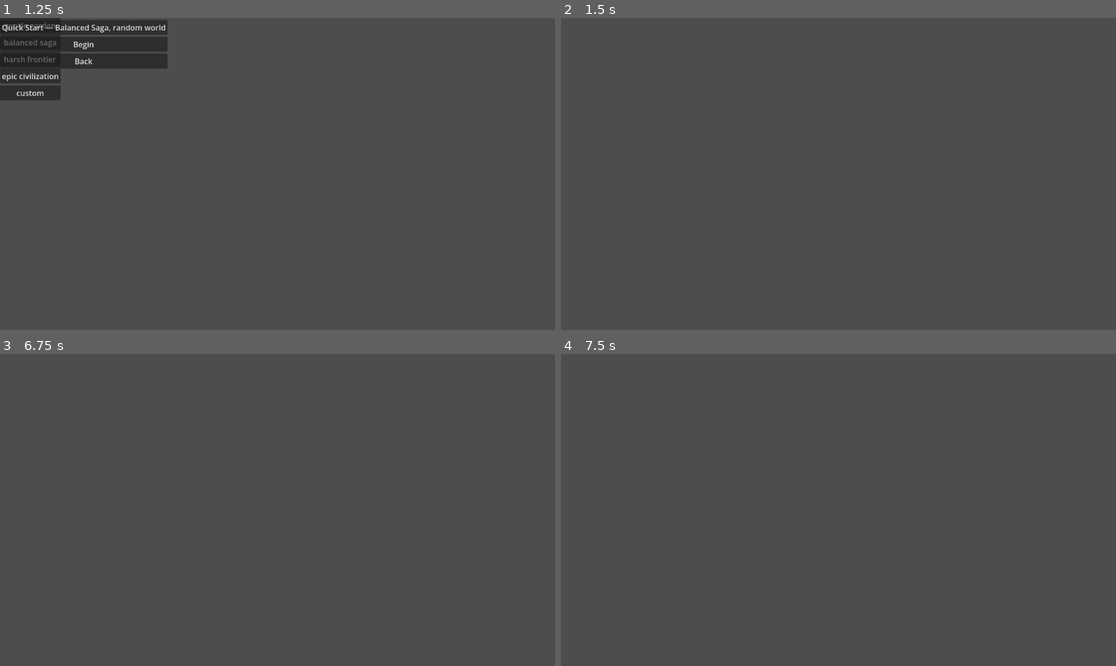
Above: before the commit, frames 1-4 (two rows, left to right).
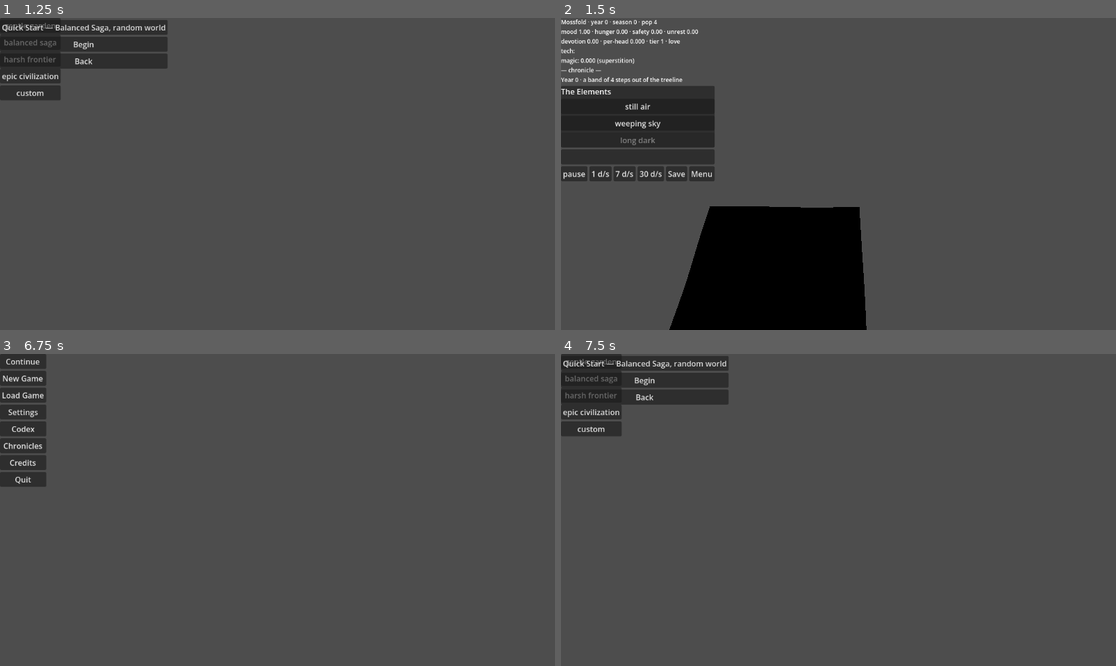
Above: after the commit, the same moments.

Repository: khuzul2/gnome-colony
Game: Godot game, scene res://presentation/main.tscn
Same seed, same stepped clock (60 frames per second), same inputs: the game is played once before the commit and once after it.
Inputs (mouse positions are in pixels of both pictures, inside the frame that each line leads up to):
- Up to frame 1 (1.25 s): click "New Game" at 0.5 s
- Up to frame 2 (1.5 s): click "Quick Start — Balanced Saga, …" at 1.25 s
- Up to frame 3 (6.75 s): click (77, 441) at 2 s, where only the run after the commit has a clickable "still air"; click (11, 510) at 2.75 s, where only the run after the commit has a clickable "pause"; click (38, 510) at 3.5 s, where only the run after the commit has a clickable "1 d/s"; click (61, 510) at 4.25 s, where only the run after the commit has a clickable "7 d/s"; click (88, 510) at 5 s, where only the run after the commit has a clickable "30 d/s"; click (116, 510) at 5.75 s, where only the run after the commit has a clickable "Save"; click (138, 510) at 6.5 s, where only the run after the commit has a clickable "Menu"
- Up to frame 4 (7.5 s): click (583, 378) at 7.25 s, where only the run after the commit has a clickable "New Game"

Frame 1 is identical in both runs. In frame 2, 21% of the frame differs, in the area x 0-56%, y 0-100%; in frame 3, 2.9%; in frame 4, 5.1%.

Commit message:
T17.4: RunView — the world on screen, the god at the controls
WorldView skins the region graph; puppets mirror gnomes under the
Render-Crowd-Density draw cap (sim untouched, proven); camera dwell
becomes the Eye's attention and reaches Lod; the InfluencePanel's
arm-and-paint gesture casts through GameRun with the aftermath page
open to catch it; slice pacing, readout, and speed buttons promoted;
autosaves follow the settings cadence with rolling slots plus an exit
autosave. Shell mounts one view per run and frees it with the run.

Tests: test_run_view.gd (10) + test_game_shell.gd (14). Suite 588/588,
lint clean, headless boot exit 0.

Co-Authored-By: Claude Fable 5 <noreply@anthropic.com>
Claude-Session: https://claude.ai/code/session_01RcoJ5AKcBMkWZGAaZk8vbF

Diff:
--- a/presentation/shell/game_shell.gd
+++ b/presentation/shell/game_shell.gd
@@ -46,8 +46,11 @@
 var load_menu: LoadMenu
 var chronicle_screen: ChronicleScreen
 var run: GameRun = null
+var run_view: RunView = null
 var screens := {}
 var playtime_seconds := 0.0
+
+var _auto_counter := 0
 
 var _ui: CanvasLayer
 var _lists := {}
@@ -92,6 +95,7 @@
 	playtime_seconds = 0.0
 	_arm_chronicle_watch()
 	show_screen("run")
+	_mount_run_view()
 
 
 func quick_start() -> void:
@@ -169,12 +173,52 @@
 			break
 	_arm_chronicle_watch()
 	show_screen("run")
+	_mount_run_view()
 
 
 func _drop_run() -> void:
+	if run_view != null:
+		run_view.run = null
+		run_view.hud.queue_free()
+		run_view.queue_free()
+		run_view = null
 	if run != null:
 		run.shutdown()
 		run = null
+
+
+## The in-run binding (T17.4): the 3D/attention half lives under the
+## shell root, the HUD reparents into the run screen so show_screen
+## keeps governing visibility.
+func _mount_run_view() -> void:
+	run_view = RunView.new()
+	run_view.run = run
+	run_view.settings = settings
+	run_view.save_requested.connect(_on_save_requested)
+	run_view.menu_requested.connect(_on_menu_requested)
+	add_child(run_view)
+	run_view.remove_child(run_view.hud)
+	screens["run"].add_child(run_view.hud)
+
+
+## §7.4 autosaves roll over autosave_slots; manual saves name
+## themselves after the colony and its day.
+func _on_save_requested(kind: String) -> void:
+	if run == null:
+		return
+	if kind == "auto":
+		var slots: int = settings.get_value("gameplay", "autosave_slots")
+		save_current("auto_%d" % (_auto_counter % maxi(1, slots)), "auto")
+		_auto_counter += 1
+	else:
+		save_current("%s_day%d" % [run.config.colony_name, run.runner.time.day()], "manual")
+
+
+## Leaving to the menu drops the live run — an exit autosave first, so
+## a misclick never costs a world.
+func _on_menu_requested() -> void:
+	save_current("auto_exit", "auto")
+	close_run_to_menu()
 
 
 ## A fresh NewGameWizard per New Game entry [T17.3 reviewer catch]: a
--- /dev/null
+++ b/presentation/shell/run_view.gd
@@ -0,0 +1,279 @@
+class_name RunView
+extends Node
+## The in-run view [PROGRESS T17.4, DONE.md handover note 3]: binds the
+## tested presentation pieces to one live GameRun — WorldView skins the
+## region graph, PuppetPool mirrors up to Render-Crowd-Density gnomes
+## (setup §7.1, draw cap only — the sim never notices), CameraRig +
+## AttentionInput turn dwell into the Eye's attention input (T13.5) fed
+## to Lod each day, the InfluencePanel's arm→paint gesture routes into
+## GameRun.cast with the AftermathPanel's page opened on the act, the
+## AmbienceDirector keeps its diegetic params, and the HUD carries the
+## slice's readout, speed buttons, Save and Menu. Pacing numbers
+## (speeds, steps/frame, feed cap) and the scatter angle/step are the
+## slice's presentation numbers promoted verbatim; SCATTER_BASE/SCALE
+## re-derive its pixel ring for 3D km-space (render-only placement).
+## §7.4 autosave cadence
+## (off/season/year) emits save_requested("auto"); the shell owns slots
+## and rolling. NavWorld stays a library here: the sim authored no
+## movement (Phases 11/13), so there is nothing to route — disclosed
+## in PROGRESS. Set `run` and `settings` before entering the tree.
+
+signal save_requested(kind: String)
+signal menu_requested
+
+## Slice presentation numbers, promoted verbatim.
+const SPEEDS := [["pause", 0.0], ["1 d/s", 1.0], ["7 d/s", 7.0], ["30 d/s", 30.0]]
+const MAX_STEPS_PER_FRAME := 60
+const FEED_CAP := 8
+const SCATTER_ANGLE := 2.399
+## Scatter ring in world km (render-only placement around a basin).
+const SCATTER_BASE := 0.15
+const SCATTER_STEP := 75
+const SCATTER_SCALE := 300.0
+
+var run: GameRun
+var settings: GameSettings
+
+var world_view: WorldView
+var camera: CameraRig
+var attention: AttentionInput
+var pool: PuppetPool
+var influence_panel: InfluencePanel
+var aftermath: AftermathPanel
+var ambience: AmbienceDirector
+var hud: Control
+var place_positions := {}
+var days_per_sec := 0.0
+
+var _accum := 0.0
+var _puppets := {}
+var _feed: Array = []
+var _hud_label: Label
+
+
+func _ready() -> void:
+	world_view = WorldView.new()
+	add_child(world_view)
+	world_view.sync(run.graph)
+	for region in run.graph.regions:
+		var center: Vector2 = region["center"]
+		var place := WorldBootstrap.place_id(region)
+		place_positions[place] = Vector3(center.x, world_view.height_at(center), center.y)
+	camera = CameraRig.new()
+	add_child(camera)
+	camera.focus(place_positions[run.home])
+	attention = AttentionInput.new()
+	add_child(attention)
+	pool = PuppetPool.new()
+	add_child(pool)
+	ambience = AmbienceDirector.new()
+	add_child(ambience)
+	_build_hud()
+	days_per_sec = settings.get_value("gameplay", "default_speed")
+	influence_panel.refresh(run.runner.colony)
+	_refresh_puppets()
+	_refresh_hud()
+
+
+## Wall-clock frame beat: gaze → Eye → attention input, then the day
+## accumulator (slice pacing), then ambience fades.
+func _process(delta: float) -> void:
+	if run == null:
+		return
+	attention.update(delta, _gazed_place(), camera.level)
+	run.attention_places = attention.attended()
+	_accum += delta * days_per_sec
+	var steps := 0
+	while _accum >= 1.0 and steps < MAX_STEPS_PER_FRAME:
+		_accum -= 1.0
+		steps += 1
+		_advance_one_day()
+	ambience.update(delta)
+
+
+func set_speed(value: float) -> void:
+	days_per_sec = value
+
+
+func puppet_count() -> int:
+	return _puppets.size()
+
+
+## The paint gesture, one click per target kind [T14.1]: places serve
+## point/area/settlement/region directly (one shared id namespace);
+## region-edge paints the place's edge id (no tested composition ever
+## authored edge terrain — such acts fizzle at the affordance gate,
+## disclosed in PROGRESS).
+func select_place(place: String) -> void:
+	if influence_panel.armed() == "":
+		return
+	match influence_panel.armed_target_kind():
+		"region":
+			influence_panel.paint({"region": place})
+		"region-edge":
+			influence_panel.paint({"edge": "%s_edge" % place})
+		"individual":
+			pass
+		_:
+			influence_panel.paint({"place": place})
+
+
+## Individual-kind targets (Visions) land where the chosen gnome stands.
+func select_gnome(gnome_id: int) -> void:
+	if influence_panel.armed_target_kind() != "individual":
+		return
+	var g: GnomeData = run.runner.colony.gnomes.get(gnome_id)
+	if g != null and g.is_alive():
+		influence_panel.paint({"gnome": gnome_id, "place": g.location})
+
+
+func _advance_one_day() -> void:
+	var report := run.advance_day()
+	if report["season_changed"]:
+		var mode: String = settings.get_value("gameplay", "autosave")
+		var year_wrapped: bool = run.runner.time.season() == 0
+		if mode == "season" or (mode == "year" and year_wrapped):
+			save_requested.emit("auto")
+	for id in report["discovered"]:
+		_push_feed("💡 discovered: %s" % id)
+	influence_panel.refresh(run.runner.colony)
+	_refresh_puppets()
+	_refresh_hud()
+
+
+func _on_cast_requested(act_id: String, target: String, _selection: Dictionary) -> void:
+	aftermath.begin(act_id)
+	var stimuli := run.cast(act_id, target)
+	for stim in stimuli:
+		_push_feed("· %s at %s (intensity %.2f)" % [stim["type"], stim["place"], stim["intensity"]])
+	influence_panel.refresh(run.runner.colony)
+	_refresh_hud()
+
+
+func _gazed_place() -> String:
+	var eye := Vector2(camera.position.x, camera.position.z)
+	var best := run.home
+	var best_distance := INF
+	for place in place_positions:
+		var pos: Vector3 = place_positions[place]
+		var distance := eye.distance_to(Vector2(pos.x, pos.z))
+		if distance < best_distance:
+			best_distance = distance
+			best = place
+	return best
+
+
+## Mirror up to the render crowd cap [setup §7.1] — a DRAW budget; the
+## colony itself is untouched (T15.4's invariant test is the proof).
+func _refresh_puppets() -> void:
+	var cap := settings.drawn_cap()
+	var living := run.runner.colony.living()
+	var wanted := {}
+	for i in mini(cap, living.size()):
+		wanted[living[i].id] = living[i]
+	for id in _puppets.keys():
+		if not wanted.has(id):
+			pool.release(_puppets[id])
+			_puppets.erase(id)
+	for id in wanted:
+		if not _puppets.has(id):
+			_puppets[id] = pool.acquire(wanted[id])
+		var puppet: GnomePuppet = _puppets[id]
+		puppet.refresh()
+		puppet.position = _stage_position(wanted[id])
+
+
+func _stage_position(g: GnomeData) -> Vector3:
+	var anchor: Vector3 = place_positions.get(g.location, place_positions[run.home])
+	var angle := g.id * SCATTER_ANGLE
+	var radius := SCATTER_BASE + float((g.id * 29) % SCATTER_STEP) / SCATTER_SCALE
+	return anchor + Vector3(cos(angle) * radius, 0.0, sin(angle) * radius)
+
+
+func _push_feed(line: String) -> void:
+	_feed.append(line)
+	while _feed.size() > FEED_CAP:
+		_feed.pop_front()
+
+
+func _build_hud() -> void:
+	hud = VBoxContainer.new()
+	hud.name = "run_hud"
+	add_child(hud)
+	_hud_label = Label.new()
+	_hud_label.name = "readout"
+	_hud_label.add_theme_font_size_override("font_size", 12)
+	hud.add_child(_hud_label)
+	influence_panel = InfluencePanel.new()
+	influence_panel.build(Catalog.defs())
+	influence_panel.cast_requested.connect(_on_cast_requested)
+	hud.add_child(influence_panel)
+	aftermath = AftermathPanel.new()
+	hud.add_child(aftermath)
+	var controls := HBoxContainer.new()
+	controls.name = "controls"
+	hud.add_child(controls)
+	for entry in SPEEDS:
+		var speed_button := Button.new()
+		speed_button.text = entry[0]
+		speed_button.pressed.connect(set_speed.bind(entry[1]))
+		controls.add_child(speed_button)
+	var save_button := Button.new()
+	save_button.name = "save"
+	save_button.text = "Save"
+	save_button.pressed.connect(func() -> void: save_requested.emit("manual"))
+	controls.add_child(save_button)
+	var menu_button := Button.new()
+	menu_button.name = "menu"
+	menu_button.text = "Menu"
+	menu_button.pressed.connect(func() -> void: menu_requested.emit())
+	controls.add_child(menu_button)
+
+
+## The slice's readout, promoted: the state a god actually watches.
+func _refresh_hud() -> void:
+	var colony := run.runner.colony
+	var vitals := colony.vitals()
+	var flavor := Devotion.flavor_balance(colony)
+	var mu := Magic.mu(colony, GameRun.HOME_SID)
+	var lines := [
+		(
+			"%s · year %d · season %d · pop %d"
+			% [
+				run.config.colony_name,
+				run.runner.time.year(),
+				run.runner.time.season(),
+				vitals["population"],
+			]
+		),
+		(
+			"mood %.2f · hunger %.2f · safety %.2f · unrest %.2f"
+			% [
+				vitals["mean_mood"],
+				vitals["mean_needs"]["hunger"],
+				vitals["mean_needs"]["safety"],
+				colony.unrest,
+			]
+		),
+		(
+			"devotion %.2f · per-head %.3f · tier %d · %s"
+			% [
+				Devotion.total(colony),
+				Devotion.per_capita(colony),
+				colony.unlocked_tier,
+				"love" if flavor >= 0.0 else "terror",
+			]
+		),
+		"tech: %s" % ", ".join(colony.settlement_knowledge.get(GameRun.HOME_SID, {}).keys()),
+		(
+			"magic: %.3f (%s)%s"
+			% [mu, Magic.stage(mu), " · home warded" if run.world.wards.has(run.home) else ""]
+		),
+	]
+	if not _feed.is_empty():
+		lines.append("— acts & signs —")
+		lines.append_array(_feed)
+	lines.append("— chronicle —")
+	var chronicle := run.runner.chronicle
+	lines.append_array(chronicle.slice(maxi(0, chronicle.size() - 5)))
+	_hud_label.text = "\n".join(PackedStringArray(lines))
--- a/test/test_game_shell.gd
+++ b/test/test_game_shell.gd
@@ -143,6 +143,62 @@
 	assert_true(shell.screens["chronicles"].visible, "…and is shown")
 
 
+func test_the_run_view_mounts_with_the_run():
+	Rng.seed_with(17308)
+	var shell := _shell()
+	shell.start_run(_cfg(17308))
+	assert_not_null(shell.run_view, "starting a run raises its view [T17.4]")
+	assert_eq(shell.run_view.run, shell.run)
+	assert_eq(
+		shell.run_view.hud.get_parent(),
+		shell.screens["run"],
+		"the HUD lives in the run screen so show_screen governs it"
+	)
+	assert_eq(shell.run_view.puppet_count(), 4, "the band is on stage")
+	shell.close_run_to_menu()
+	assert_null(shell.run_view, "leaving the run drops its view")
+
+
+func test_manual_save_button_writes_a_named_slot():
+	Rng.seed_with(17309)
+	var shell := _shell()
+	shell.start_run(_cfg(17309))
+	for day in 3:
+		shell.run.advance_day()
+	shell.run_view.hud.get_node("controls/save").pressed.emit()
+	var saves := shell.store.list_saves("manual")
+	assert_eq(saves.size(), 1, "the Save button writes one manual slot")
+	assert_eq(saves[0]["slot"], "Shelltest_day3", "…named after the colony and its day")
+
+
+func test_autosaves_roll_over_their_slots():
+	Rng.seed_with(17310)
+	var shell := _shell()
+	shell.start_run(_cfg(17310))
+	shell.run.advance_day()
+	for i in 4:
+		shell.run_view.save_requested.emit("auto")
+	assert_eq(
+		shell.store.list_saves("auto").size(),
+		shell.settings.get_value("gameplay", "autosave_slots"),
+		"§7.4: rolling autosaves never exceed the slot count"
+	)
+
+
+func test_menu_button_exit_autosaves_and_returns():
+	Rng.seed_with(17311)
+	var shell := _shell()
+	shell.start_run(_cfg(17311))
+	shell.run.advance_day()
+	shell.run_view.hud.get_node("controls/menu").pressed.emit()
+	assert_null(shell.run, "back at the menu, no live run")
+	assert_true(shell.screens["menu"].visible)
+	var kinds := []
+	for entry in shell.store.list_saves("auto"):
+		kinds.append(entry["slot"])
+	assert_has(kinds, "auto_exit", "a misclick never costs a world")
+
+
 func test_a_new_run_after_an_ended_world_stays_open():
 	Rng.seed_with(17305)
 	var shell := _shell()
--- /dev/null
+++ b/test/test_run_view.gd
@@ -0,0 +1,123 @@
+extends GutTest
+
+## T17.4 — RunView [PROGRESS Phase 17]: the in-run binding — WorldView
+## skins the graph, puppets mirror gnomes under the render crowd cap,
+## the camera's dwell feeds the Eye into Lod, the InfluencePanel's
+## paint routes into GameRun.cast with the aftermath page open, speed
+## buttons pace the days, and §7.4 autosave cadence emits save
+## requests. Presentation reads the sim and feeds only legitimate
+## inputs (acts, attention).
+
+var _runs: Array = []
+
+
+func after_each() -> void:
+	for run in _runs:
+		run.shutdown()
+	_runs.clear()
+
+
+func _view(seed_value: int = 1741, mutate: Callable = Callable()) -> RunView:
+	Rng.seed_with(seed_value)
+	var cfg := WorldConfig.new()
+	cfg.seed = seed_value
+	cfg.normalize()
+	var run := GameRun.new_game(cfg)
+	_runs.append(run)
+	var view := RunView.new()
+	view.run = run
+	view.settings = GameSettings.new()
+	if mutate.is_valid():
+		mutate.call(view)
+	add_child_autofree(view)
+	return view
+
+
+func test_binds_the_generated_world():
+	var view := _view()
+	assert_eq(view.world_view.baked_version, view.run.graph.version, "the skin baked the graph")
+	assert_true(view.place_positions.has(view.run.home), "every basin has a stage position")
+	assert_eq(view.influence_panel.buttons.size(), Catalog.defs().size(), "all 15 acts built")
+	assert_eq(view.puppet_count(), 4, "one puppet per founder under the default cap")
+
+
+func test_the_render_crowd_cap_is_presentation_only():
+	var view := _view(
+		1742, func(v: RunView) -> void: v.settings.set_value("graphics", "render_crowd_density", 2)
+	)
+	assert_eq(view.puppet_count(), 2, "only the cap is drawn [setup §7.1]")
+	assert_eq(view.run.runner.colony.population(), 4, "…while everyone still exists in the sim")
+
+
+func test_speed_paces_the_days():
+	var view := _view()
+	view.set_speed(1.0)
+	view._process(3.0)
+	assert_eq(view.run.runner.time.day(), 3, "one day per accumulated second at 1 d/s [slice]")
+	view.set_speed(0.0)
+	view._process(5.0)
+	assert_eq(view.run.runner.time.day(), 3, "pause stops the world")
+
+
+func test_painting_the_armed_act_casts_it():
+	var view := _view()
+	view.set_speed(0.0)
+	assert_true(view.influence_panel.arm("still_air"))
+	view.select_place(view.run.home)
+	assert_gt(Devotion.total(view.run.runner.colony), 0.0, "the paint became a witnessed cast")
+	assert_gt(view.aftermath.timeline.size(), 0, "the aftermath page opened on the act")
+	assert_eq(view.influence_panel.armed(), "", "the act disarmed after landing [T14.1]")
+
+
+func test_an_unarmed_click_is_inert():
+	var view := _view()
+	view.select_place(view.run.home)
+	assert_eq(Devotion.total(view.run.runner.colony), 0.0, "no armed act, no cast")
+
+
+func test_dwell_feeds_the_eye_into_lod():
+	var view := _view()
+	view.set_speed(0.0)
+	view.camera.focus(view.place_positions[view.run.home])
+	for i in 25:
+		view._process(0.1)
+	assert_has(view.run.attention_places, view.run.home, "2 s of dwell promotes [§17 via T13.5]")
+
+
+func test_civilization_zoom_never_gazes():
+	var view := _view()
+	view.set_speed(0.0)
+	view.camera.focus(view.place_positions[view.run.home])
+	view.camera.zoom_out()
+	assert_eq(view.camera.level, CameraRig.Zoom.CIVILIZATION)
+	for i in 25:
+		view._process(0.1)
+	assert_eq(view.run.attention_places, [], "the wide view is absence [T13.5]")
+
+
+func test_season_autosave_cadence_emits():
+	var view := _view()
+	watch_signals(view)
+	view.set_speed(30.0)
+	view._process(1.0)
+	assert_gte(view.run.runner.time.day(), TimeService.DAYS_PER_SEASON, "a season passed")
+	assert_signal_emitted_with_parameters(view, "save_requested", ["auto"])
+
+
+func test_autosave_off_stays_silent():
+	var view := _view(
+		1743, func(v: RunView) -> void: v.settings.set_value("gameplay", "autosave", "off")
+	)
+	watch_signals(view)
+	view.set_speed(30.0)
+	view._process(1.0)
+	assert_signal_not_emitted(view, "save_requested")
+
+
+func test_hud_buttons_request_save_and_menu():
+	var view := _view()
+	watch_signals(view)
+	view.hud.get_node("controls/save").pressed.emit()
+	assert_signal_emitted_with_parameters(view, "save_requested", ["manual"])
+	view.hud.get_node("controls/menu").pressed.emit()
+	assert_signal_emitted(view, "menu_requested")
Not shown, added: presentation/shell/run_view.gd.uid
Not shown, added: test/test_run_view.gd.uid
Not shown, changed: PROGRESS.md
